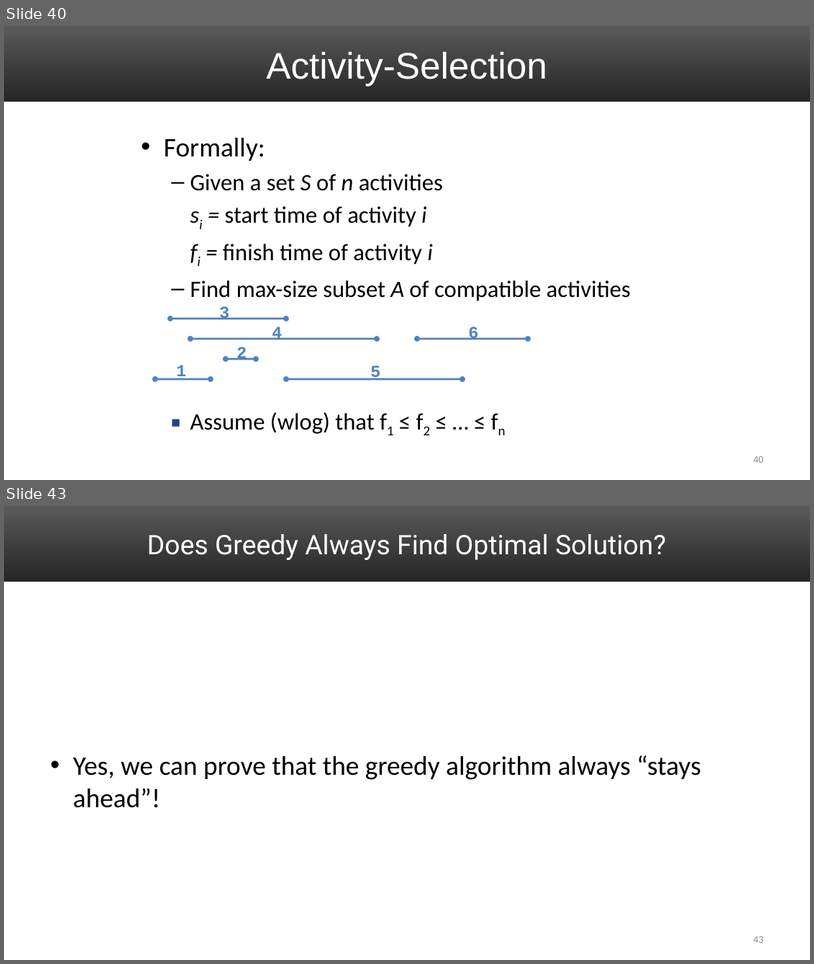
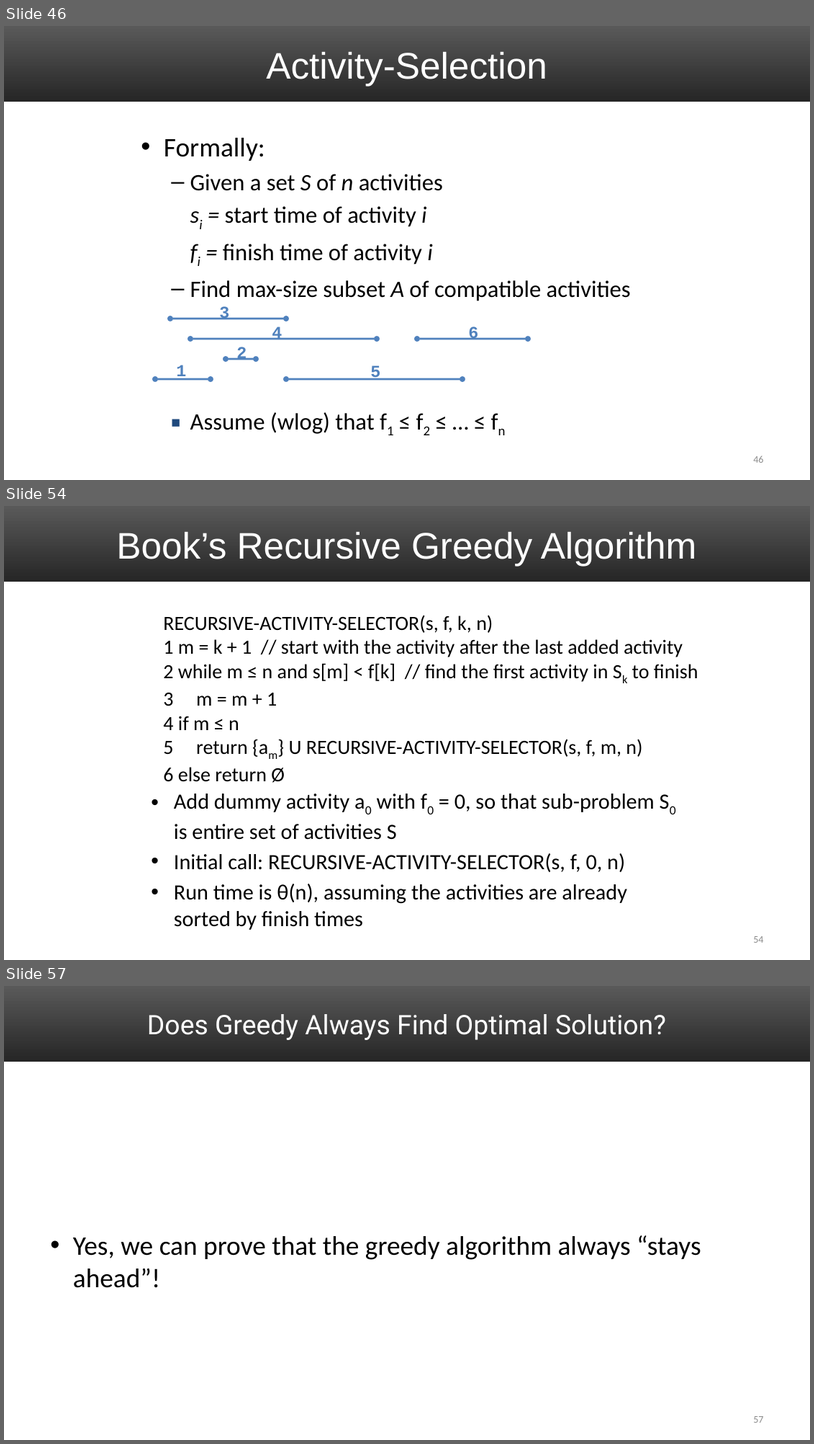
Before and after one commit to uva-cs/cs4102-f21, a slide deck: slides/GreedyAlgorithms_1.pptx. Shown one above the other, each under a label of ours: slides 40 and 43 before the commit, slides 46, 54 and 57 after it; the slides between them are not shown. The pictures are 814x964 and 814x1444 pixels, drawn with LibreOffice and Linux fonts; fonts in the diff are those of the drawing. Boxes give left, top, right and bottom in pixels: in the first picture for what was removed or moved away, otherwise in the second. Text is boxed around its words. In the diff, an @@ line names an element or a change of style, - is before the commit and + after.

Commit message:
updates to first set of Greedy slides

```diff
--- a/slides/GreedyAlgorithms_1.pptx
+++ b/slides/GreedyAlgorithms_1.pptx
@@ slide 54 added at (4, 506, 810, 960), background #FFFFFF; not listed: 1 template element that a slide beside it also shows @@
@@ title added at (116, 532, 697, 566), 44 pt, text #FFFFFF @@
+Book’s Recursive Greedy Algorithm
@@ text added at (163, 615, 699, 782), 24 pt, text #000000 @@
+RECURSIVE-ACTIVITY-SELECTOR(s, f, k, n)
+1 m = k + 1 // start with the activity after the last added activity
+2 while m ≤ n and s[m] < f[k] // find the first activity in Sk to finish
+3 m = m + 1
+4 if m ≤ n
+5 return {am} U RECURSIVE-ACTIVITY-SELECTOR(s, f, m, n)
+6 else return Ø
@@ text added at (174, 793, 655, 929), 25.9 pt, text #000000 @@
+• Add dummy activity a0 with f0 = 0, so that sub-problem S0 is entire set of activities S
+• Initial call: RECURSIVE-ACTIVITY-SELECTOR(s, f, 0, n)
+• Run time is θ(n), assuming the activities are already sorted by finish times
@@ page number added at (754, 936, 764, 942), 12 pt, text #8C8C8C @@
+54
@@ what was slide 40 is now slide 46 @@
@@ page number at (754, 456, 764, 462): text changed @@
-40
+46
@@ what was slide 43 is now slide 57 @@
@@ page number at (754, 1416, 764, 1422): text changed @@
-43
+57
```
Also in this commit, not shown: 4 slides changed, 13 other slides added, 4 other files.
